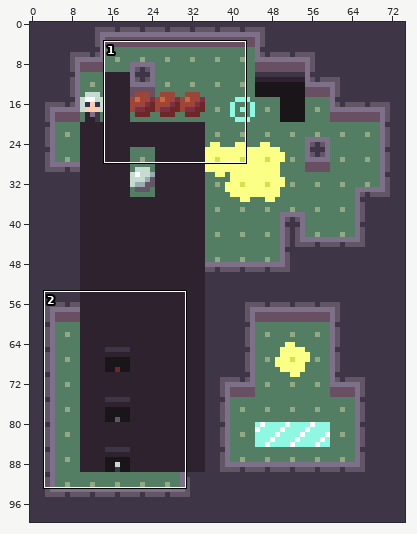
Two states of a pixel-art file, assets/mockup.aseprite. The first picture is a wide view before the edit; the outline marks the close-up.
Close-up. Before:
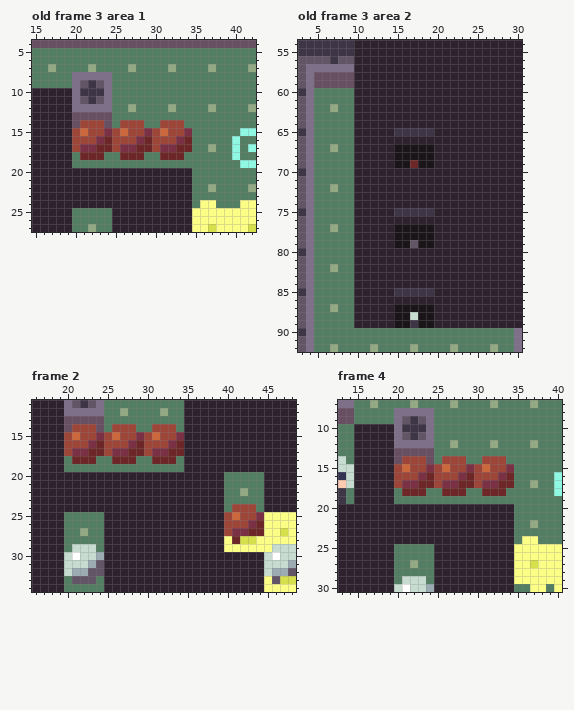
75x100 pixels, 4 frames. Shown: old frame 3 area 1: x 15..42, y 4..27; old frame 3 area 2: x 3..30, y 54..92; frame 2: x 16..48, y 11..34; frame 4: x 13..40, y 7..30. The commit also changed other frames or places, which this record leaves out.
After:
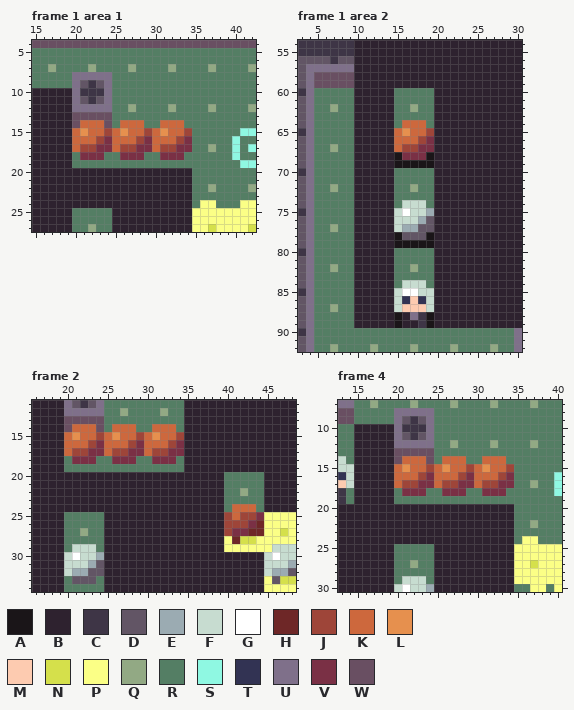
Palette (. is transparent): A #1a1518  B #2e222f  C #3e3546  D #625565  E #9babb2  F #c7dcd0  G #ffffff  H #6e2727  J #9e4539  K #cd683d  L #e6904e  M #fdcbb0  N #d5e04b  P #fbff86  Q #92a984  R #547e64  S #8ff8e2  T #323353  U #7f708a  V #7a3045  W #694f62
A new or re-ordered frame is compared with the old frame closest to it.
From the commit log: Add early metal ball level
From old to new:
frames re-ordered
Changed rows in their new state; - is an unchanged pixel.
Frame 1 area 1 against old frame 3, layer "Dynamic":
first column x 20:
14 -KKK--KKK--KKK-
15 KLKKJKLKKJKLKKJ
16 KKKJVKKKJVKKKJV
17 KJJVVKJJVVKJJVV
18 -VVV--VVV--VVV-
Frame 1 area 2 against old frame 3, layer "Dynamic":
first column x 15:
60 RRRRR
61 RRRRR
62 RRQRR
63 RRRRR
64 RKKKR
65 KLKKJ
66 KKKJV
67 KJJVV
68 -VVV-
69 --A--
70 RRRRR
71 RRRRR
72 RRQRR
73 RRRRR
74 RFFFR
75 FGFFE
76 FFFED
77 FEEDD
78 -DDD-
79 --A--
80 RRRRR
81 RRRRR
82 RRQRR
83 RRRRR
84 RFFFR
85 FGGFF
86 FTMTF
87 FMMMF
88 -BUC-
89 -BBC-
Frame 2, layer "Dynamic":
first column x 20:
14 -KKK--KKK--KKK-
15 KLKKJKLKKJKLKKJ
16 KKKJVKKKJVKKKJV
17 KJJVVKJJVVKJJVV
18 -VVV--VVV--VVV-
first column x 41:
24 KKK
Frame 4, layer "Dynamic": the same change as frame 1 area 1
Changed places in both close-ups, as pixel boxes (x1, y1, x2, y2):
changed: (72, 120, 192, 160)
changed: (394, 88, 434, 328)
changed: (64, 424, 184, 464)
changed: (232, 504, 256, 512)
changed: (394, 456, 514, 496)
